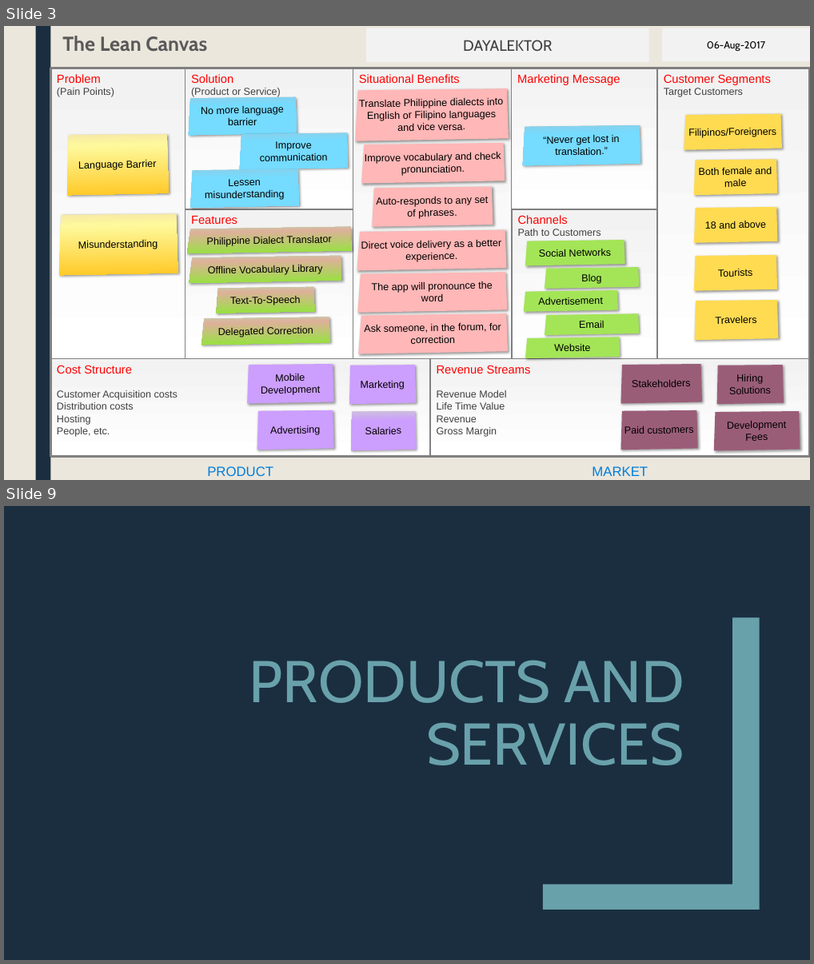
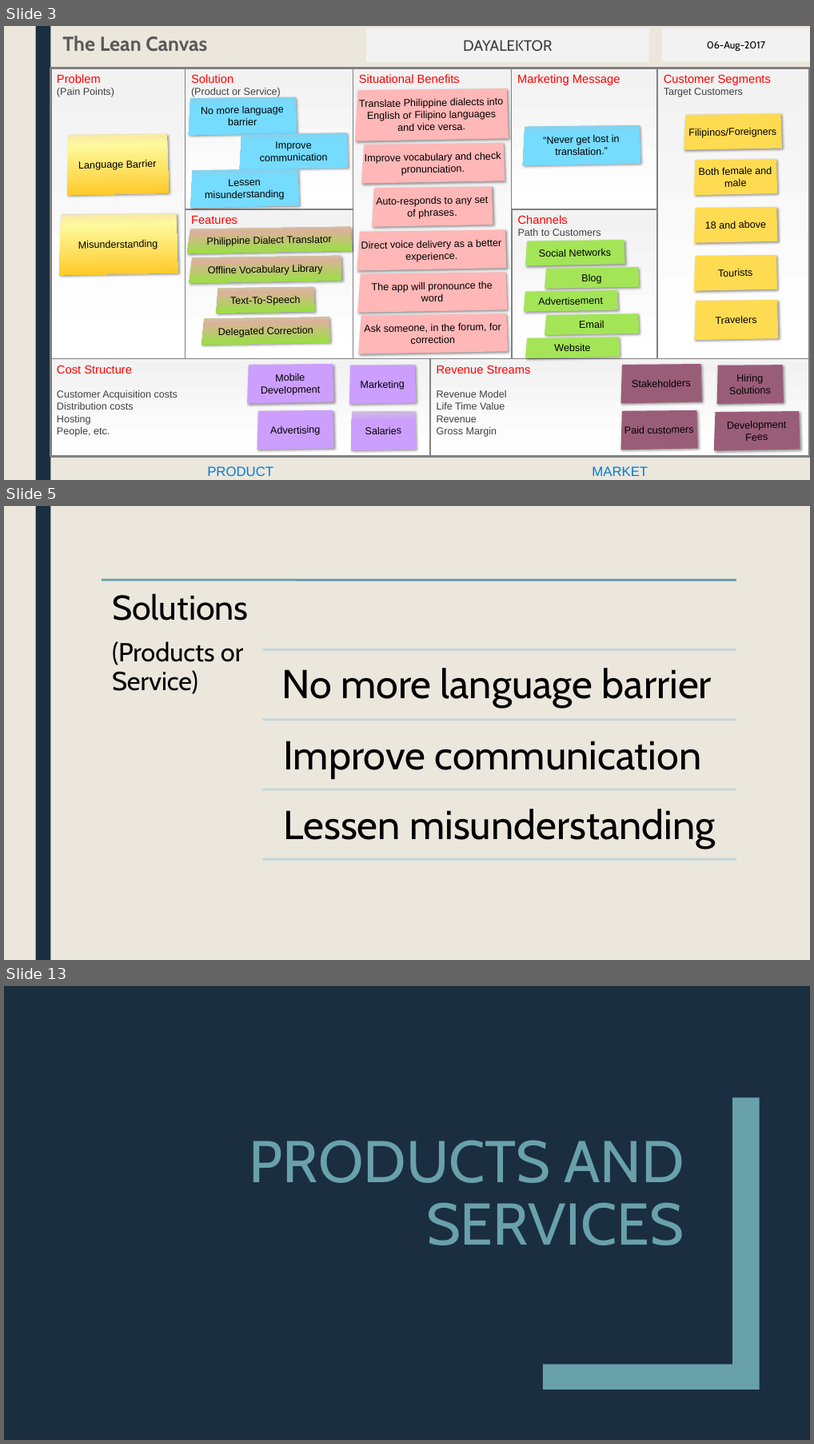
Before and after one commit to mlbelchez/Project---TENTREP, a slide deck: Presentation/PPT/Presentation 2.pptx. Shown one above the other, each under a label of ours: slides 3 and 9 before the commit, slides 3, 5 and 13 after it; the slides between them are not shown. The pictures are 814x964 and 814x1444 pixels, drawn with LibreOffice and Linux fonts; fonts in the diff are those of the drawing. Boxes give left, top, right and bottom in pixels: in the first picture for what was removed or moved away, otherwise in the second. Text is boxed around its words. In the diff, an @@ line names an element or a change of style, - is before the commit and + after.

Commit message:
update ppt

```diff
--- a/Presentation/PPT/Presentation 2.pptx
+++ b/Presentation/PPT/Presentation 2.pptx
@@ slide 5 added at (4, 506, 810, 960), background #EBE7DD; not listed: 1 template element that a slide beside it also shows @@
@@ group added at (102, 580, 738, 860): 5 lines, 4 texts @@
+Solutions
+(Products or Service)
+No more language barrier
+Improve communication
+Lessen misunderstanding
@@ what was slide 9 is now slide 13 @@
```
Also in this commit, not shown: 5 slides changed, 3 other slides added.
